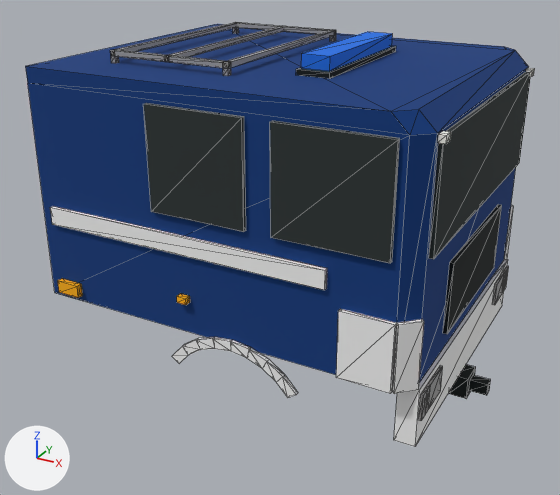
Before and after pictures for a commit that changed the glTF model src/render/assets/man-le-18-280-cab.glb.
One viewpoint serves both versions: a camera (50 mm lens) standing at (6.49, -5.26, 3.94) and looking at (3.72, -0.22, 1.42). Every picture has the same lights, and +X, +Y and +Z are marked at lower left. The older version comes first. Mesh edges are drawn as thin lines. Where no turn or scale is listed for an object, it has been applied to the vertices. Vertices at exactly the same position are counted once.

In view in the first picture: 'cab', 'cab-glass', 'cab-lens'.
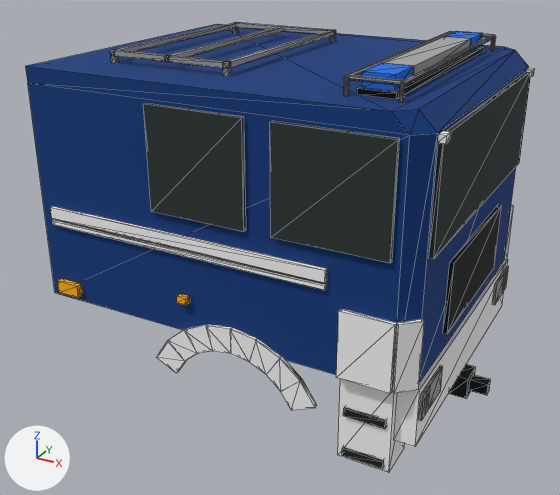
Location of each change, [x1, y1, x2, y2] in pixels of the pictures (560 x 495 px):
'cab', reshaped (6% taller): before [25, 22, 529, 447]; after [25, 22, 529, 473]
part 1 of me_cab, added: after [338, 379, 404, 473]
part 2 of me_cab, added: after [342, 447, 384, 469]
part 3 of me_cab, added: after [343, 407, 386, 429]
part 4 of me_cab, added: after [357, 46, 484, 99]
part 5 of me_cab, added: after [383, 36, 471, 82]
part 6 of me_cab, added (blue): after [362, 63, 413, 91]
part 7 of me_cab, added: after [445, 31, 483, 52]
part 8 of me_cab, rebuilt (28% wider, 40% taller): before [172, 337, 298, 398]; after [156, 324, 317, 410]
part 9 of me_cab, added: after [344, 31, 496, 102]
part 10 of me_cab, deleted (blue): before [301, 32, 392, 71]
part 11 of me_cab, deleted: before [296, 46, 396, 79]
part 12 of me_cab, cut back: [50, 207, 327, 290] in both

Diff of the bpy script that builds the scene:
```diff
--- a/src/render/assets/man-le-18-280-cab.glb.py
+++ b/src/render/assets/man-le-18-280-cab.glb.py
@@ me_cab @@
 # used by ob_cab; location = (3.835, 0.0, 1.73)
-me_cab.from_pydata(...)  # 230 vertices, 476 faces; spans x -1.61..1.61, y -1.28..1.28, z -1.31..1.31
+me_cab.from_pydata(...)  # 414 vertices, 820 faces; spans x -1.61..1.61, y -1.28..1.28, z -1.31..1.31
+# me_cab part 1: a new loose piece, a box spanning x 0.89..1.27, y -1.21..-0.91, z -1.31..-0.63, in mat_cab
+# me_cab part 2: a new loose piece, a box spanning x 0.925..1.225, y -1.225..-1.185, z -1.28..-1.22, in mat_cab
+# me_cab part 3: a new loose piece, a box spanning x 0.925..1.225, y -1.225..-1.185, z -0.95..-0.89, in mat_cab
+# me_cab part 4: a new loose piece, a box spanning x 0.815..1.065, y -0.95..0.95, z 1.17..1.21, in mat_cab
+# me_cab part 5: a new loose piece, a box spanning x 0.84..1.04, y -0.61..0.61, z 1.21..1.31, in mat_cab
+# me_cab part 6: a new loose piece, a box spanning x 0.84..1.04, y -0.93..-0.63, z 1.21..1.31, in mat_cab
+# me_cab part 7: a new loose piece, a box spanning x 0.84..1.04, y 0.63..0.93, z 1.21..1.31, in mat_cab
+# me_cab part 8: the loose piece of 36 vertices spanning x -0.46..0.59, y -1.28..-1.24, z -0.91..-0.59 is rebuilt with 36 vertices and now spans x -0.61..0.74, y -1.28..-1.24, z -1.0..-0.49
+# me_cab part 9: a new loose piece of 104 vertices spanning x 0.75..1.13, y -1.02..1.02, z 1.17..1.3, in mat_cab
+# me_cab part 10: the loose piece of 8 vertices spanning x 0.24..0.45, y -0.56..0.56, z 1.21..1.31 is deleted
+# me_cab part 11: the loose piece of 8 vertices spanning x 0.21..0.46, y -0.6..0.6, z 1.17..1.21 is deleted
+# me_cab part 12
+# 16 faces are deleted
+# 8 vertices are added at x -1.52..0.78, y -1.28..1.28, z 0.02
+# 8 new vertices lie (0.0, 0.0, -0.09) away from vertices in x -1.52..0.78, y -1.28..1.28, z 0.13
+# 40 new faces join them
+# other edits to the shape of me_cab do not show in these pictures
 me_cab.materials.append(mat_cab)
```
